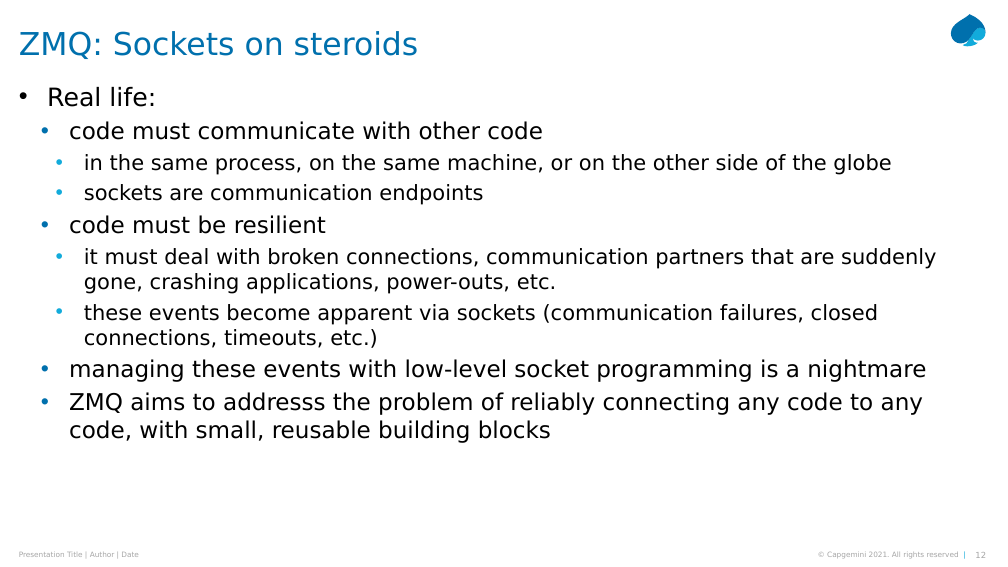
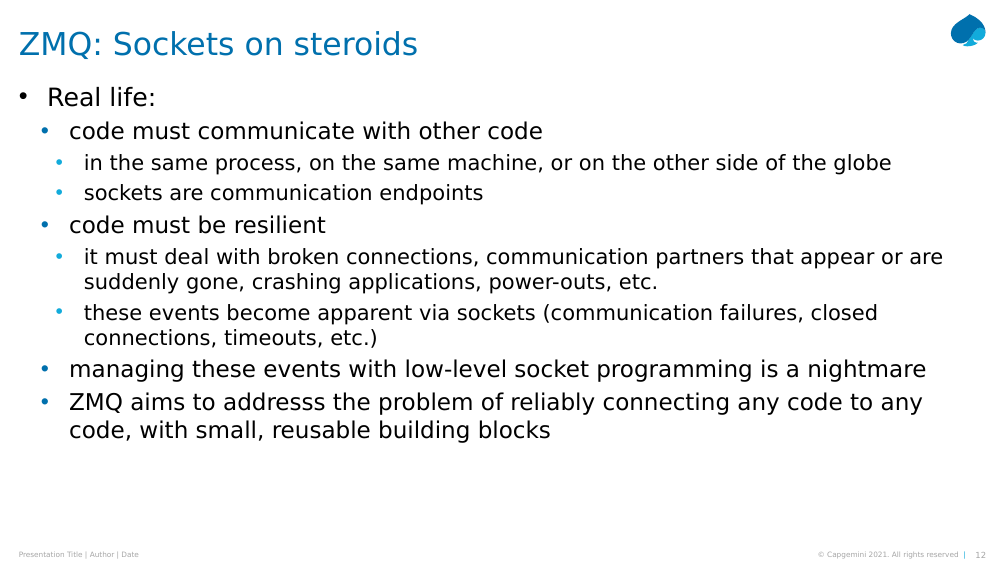
Before and after one commit to Python-Masterclass/Networking, a slide deck: slide 12 of Masterclass-7-Networking.pptx. Drawn at 1008x567 pixels with LibreOffice and Linux fonts; fonts in the diff are those of the drawing. Boxes give left, top, right and bottom in pixels: in the first picture for what was removed or moved away, otherwise in the second. Text is boxed around its words. In the diff, an @@ line names an element or a change of style, - is before the commit and + after.

```diff
--- a/Masterclass-7-Networking.pptx
+++ b/Masterclass-7-Networking.pptx
@@ text at <box>84,248,943,294</box>: text changed @@
-    • it must deal with broken connections, communication partners that are suddenly gone, crashing applications, power-outs, etc.
+    • it must deal with broken connections, communication partners that appear or are suddenly gone, crashing applications, power-outs, etc.
```
Also in this commit, not shown: 11 other slides changed, 2 slides added.
